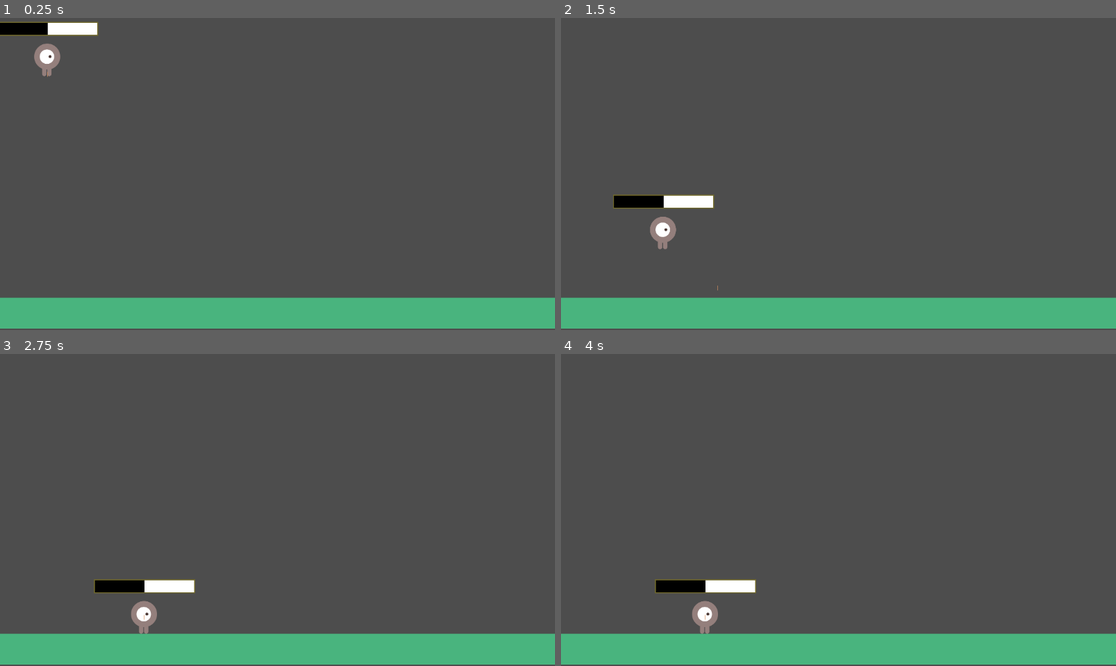
Above: before the commit, frames 1-4 (two rows, left to right).
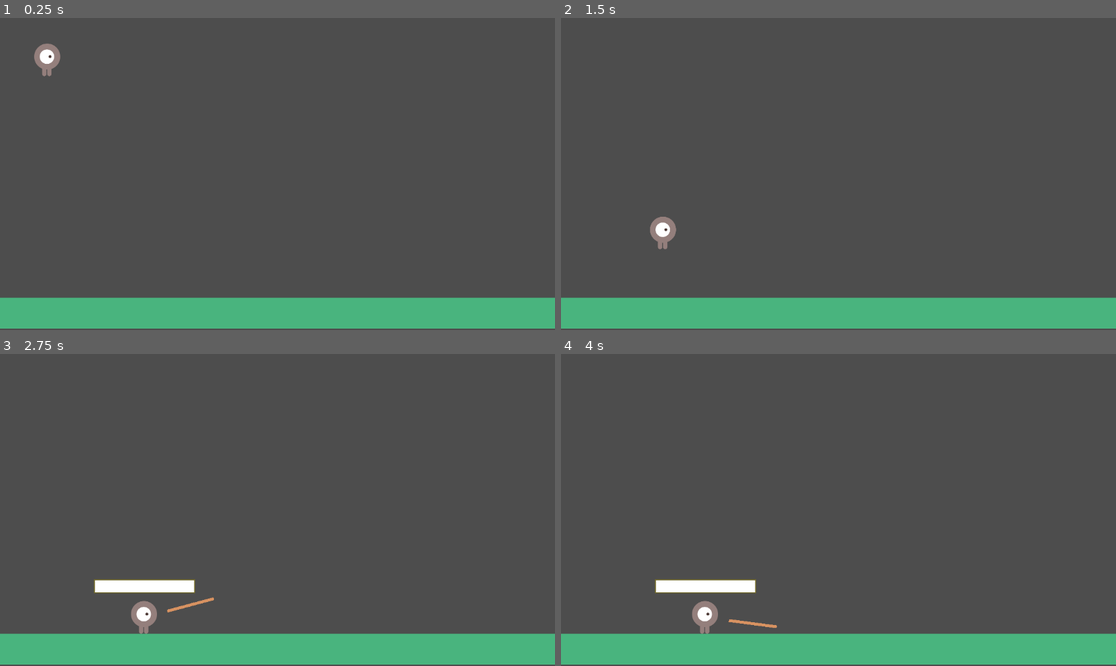
Above: after the commit, the same moments.

Repository: alx168/Bat_in_a_cave
Game: Godot game, scene res://scenes/player.tscn
Two runs of this game, one before a commit and one after it. Both use one fixed random seed, a clock stepped at 60 frames per second and the inputs below. This scene is started directly instead of the project's main scene.
Inputs:
- Up to frame 1 (0.25 s): no input
- Up to frame 2 (1.5 s): tap Enter at 0.5 s; tap Space (button_press) at 0.6, 1.35 s
- Up to frame 3 (2.75 s): tap Space (button_press) at 2.1 s
- Up to frame 4 (4 s): tap Space (button_press) at 2.85, 3.6 s

The runs differ from the first frame. In frame 1, 0.8% of the frame differs, in the area x 0-18%, y 1-19%; in frame 2, 0.8%, in the area x 9-29%, y 56-88%; in frame 3, 0.5%; in frame 4, 0.5%.

Commit message:
implemented movement and control states

Diff:
--- a/scenes/player.tscn
+++ b/scenes/player.tscn
@@ -7,35 +7,6 @@
 [ext_resource type="Texture2D" uid="uid://c1kq6g75g4yeo" path="res://art/entities/playerGrey_walk2.png" id="5_w1jpw"]
 [ext_resource type="PackedScene" uid="uid://dadcenx5wy85t" path="res://scenes/flight_power_bar.tscn" id="6_hy2s1"]
 [ext_resource type="Texture2D" uid="uid://kbf18m2j0122" path="res://art/tiles/kenney_abstract-platformer/Tilesheet/tilesheet_complete.png" id="7_2d3c8"]
-
-[sub_resource type="CapsuleShape2D" id="CapsuleShape2D_5deev"]
-radius = 27.0
-height = 68.0
-
-[sub_resource type="SpriteFrames" id="SpriteFrames_dn5vy"]
-animations = [{
-"frames": [{
-"duration": 1.0,
-"texture": ExtResource("2_eosvo")
-}, {
-"duration": 1.0,
-"texture": ExtResource("3_xcij6")
-}],
-"loop": true,
-"name": &"up",
-"speed": 5.0
-}, {
-"frames": [{
-"duration": 1.0,
-"texture": ExtResource("4_31yes")
-}, {
-"duration": 1.0,
-"texture": ExtResource("5_w1jpw")
-}],
-"loop": true,
-"name": &"walk",
-"speed": 5.0
-}]
 
 [sub_resource type="TileSetAtlasSource" id="TileSetAtlasSource_aciv8"]
 texture = ExtResource("7_2d3c8")
@@ -310,7 +281,46 @@
 physics_layer_0/collision_layer = 1
 sources/0 = SubResource("TileSetAtlasSource_aciv8")
 
+[sub_resource type="CapsuleShape2D" id="CapsuleShape2D_5deev"]
+radius = 27.0
+height = 68.0
+
+[sub_resource type="SpriteFrames" id="SpriteFrames_dn5vy"]
+animations = [{
+"frames": [{
+"duration": 1.0,
+"texture": ExtResource("2_eosvo")
+}, {
+"duration": 1.0,
+"texture": ExtResource("3_xcij6")
+}],
+"loop": true,
+"name": &"up",
+"speed": 5.0
+}, {
+"frames": [{
+"duration": 1.0,
+"texture": ExtResource("4_31yes")
+}, {
+"duration": 1.0,
+"texture": ExtResource("5_w1jpw")
+}],
+"loop": true,
+"name": &"walk",
+"speed": 5.0
+}]
+
+[sub_resource type="Curve" id="Curve_enitm"]
+_data = [Vector2(1, 1), 0.0, 0.0, 0, 0]
+point_count = 1
+
 [node name="SceneRoot" type="Node"]
+
+[node name="TileMapLayer" type="TileMapLayer" parent="."]
+position = Vector2(340, 581)
+scale = Vector2(1.83777, 0.994938)
+tile_map_data = PackedByteArray("AAAGAAAAAAAQAAUAAAAFAAAAAAAQAAUAAAAEAAAAAAAQAAUAAAADAAAAAAAQAAUAAAACAAAAAAAQAAUAAAABAAAAAAAQAAUAAAAAAAAAAAAQAAUAAAD//wAAAAAQAAUAAAD+/wAAAAAQAAUAAAD9/wAAAAAQAAUAAAA=")
+tile_set = SubResource("TileSet_1kh8x")
 
 [node name="CharacterBody2D" type="CharacterBody2D" parent="."]
 position = Vector2(98, 75)
@@ -340,11 +350,8 @@
 size_flags_horizontal = 4
 
 [node name="AimIndicator" type="Line2D" parent="CharacterBody2D"]
-points = PackedVector2Array(0, 0, 1, 0)
+position = Vector2(-1, -5)
+points = PackedVector2Array(0, 0, 100, 0)
+width = 6.0
+width_curve = SubResource("Curve_enitm")
 default_color = Color(0.847399, 0.573973, 0.379979, 1)
-
-[node name="TileMapLayer" type="TileMapLayer" parent="."]
-position = Vector2(340, 581)
-scale = Vector2(1.83777, 0.994938)
-tile_map_data = PackedByteArray("AAAGAAAAAAAQAAUAAAAFAAAAAAAQAAUAAAAEAAAAAAAQAAUAAAADAAAAAAAQAAUAAAACAAAAAAAQAAUAAAABAAAAAAAQAAUAAAAAAAAAAAAQAAUAAAD//wAAAAAQAAUAAAD+/wAAAAAQAAUAAAD9/wAAAAAQAAUAAAA=")
-tile_set = SubResource("TileSet_1kh8x")
--- a/scripts/game/player.gd
+++ b/scripts/game/player.gd
@@ -9,35 +9,56 @@
 ### INPUTS ###
 var tapped: bool = false
 var held: bool = false
+var pending_action: bool = false
 
 ### PHYSICS ### https://www.youtube.com/watch?v=p3jDJ9FtTyM&t=58s
 var is_grounded: bool = false
 const GRAVITY: float = .1
 const TERMINAL_FALL_SPEED: float = 7.5
 const FLAP_ROTATION_BUFFER_THRESHOLD: float = .3
+const MAX_JUMP_VELOCITY: float = 1.5*TERMINAL_FALL_SPEED
 var flap_rotation_buffer: float = FLAP_ROTATION_BUFFER_THRESHOLD # how long we'll keep rotating with flaps before changing direction
 var flight_rotation_degrees: float = 30
 
 ### GAMEPLAY ###
-const max_flight_charge: float = 100
-var flight_charge: float = 0
-const flight_charge_step: float = 0.1
+const MAX_FLIGHT_CHARGE: float = 100
+const FLIGHT_CHARGE_STEP: float = 1
+var flight_charge: float = 0.0
+const AIM_ROTATION_RATE: float = deg_to_rad(90.0)
+var aim_direction: Vector2 = Vector2.RIGHT
+var aim_rotation_direction: int = 1
 
 func _ready() -> void:
 	screen_size = get_viewport_rect().size
-	#flight_charge_bar.init_flight_charge(max_flight_charge)
+	#flight_charge_bar.init_flight_charge(MAX_FLIGHT_CHARGE)
 
 # handle inputs and visuals
 func _collect_inputs(delta:float) -> void:
 	var input_type: InputManager.InputType = InputManager.poll_input(delta)
 
+	if input_type == InputManager.InputType.INDETERMINATE:
+		pending_action = true
+	else:
+		pending_action = false
+
 	if input_type == InputManager.InputType.TAPPED:
 		tapped = true
 	elif input_type == InputManager.InputType.HELD:
 		held = true
+	else:
+		held = false
 
 func _update_hud() -> void:
-	aim_indicator.global_position = position+velocity*20
+	if is_grounded:
+		flight_charge_bar.visible = true
+		flight_charge_bar.flight_charge = flight_charge
+
+		aim_indicator.visible = true
+		aim_indicator.position = aim_direction*50
+		aim_indicator.points[1] = aim_indicator.position+aim_direction*50
+	else:
+		flight_charge_bar.visible = false
+		aim_indicator.visible = false
 
 func _process(delta: float) -> void:
 	_collect_inputs(delta)
@@ -46,16 +67,28 @@
 # handle state and physics
 func _physics_process(delta: float) -> void:
 	if is_grounded:
-		if tapped:
-			# TODO mirror aim rotation
-			pass
-		elif held:
-			print(flight_charge)
-			flight_charge = flight_charge + flight_charge_step
-			_set_flight_charge(flight_charge)
+		if held:
+			flight_charge += FLIGHT_CHARGE_STEP
+		elif flight_charge > 0.0:
+			if tapped:
+				velocity = aim_direction * MAX_JUMP_VELOCITY * flight_charge/100
+				flight_charge = 0.0
+				is_grounded = false
+				tapped = false
+			else:
+				flight_charge -= FLIGHT_CHARGE_STEP
+		else:
+			if pending_action:
+				pass
+			elif tapped:
+				aim_rotation_direction *= -1
+				tapped = false
+			else:
+				aim_direction = aim_direction.rotated(AIM_ROTATION_RATE*delta*aim_rotation_direction)
+
 		#uncomment below if we want a decreasing bar effect
 		#else:
-			#flight_charge = flight_charge - flight_charge_step
+			#flight_charge = flight_charge - FLIGHT_CHARGE_STEP
 	else: # not is_grounded
 		velocity += Vector2(0, GRAVITY)
 
@@ -77,9 +110,5 @@
 		velocity = Vector2(velocity.x, clamp(velocity.y, -2*TERMINAL_FALL_SPEED, TERMINAL_FALL_SPEED))
 
 		if move_and_collide(velocity) != null:
-			var is_grounded: bool = true
+			is_grounded = true
 			velocity = Vector2.ZERO
-
-
-func _set_flight_charge(value):
-	flight_charge_bar.flight_charge = flight_charge
--- a/scripts/input_manager.gd
+++ b/scripts/input_manager.gd
@@ -8,7 +8,8 @@
 enum InputType {
 	NONE,
 	TAPPED,
-	HELD
+	HELD,
+	INDETERMINATE ## used if something is being input, and we can't yet tell if it's a tap or hold
 }
 
 func _ready() -> void:
@@ -24,7 +25,7 @@
 		return (
 			InputType.HELD
 			if input_hold_duration > input_hold_threshold
-			else InputType.NONE
+			else InputType.INDETERMINATE
 		)
 	else:
 		var ret: InputType = (
Not shown: 1 places in scenes/player.tscn that only renumber resources
